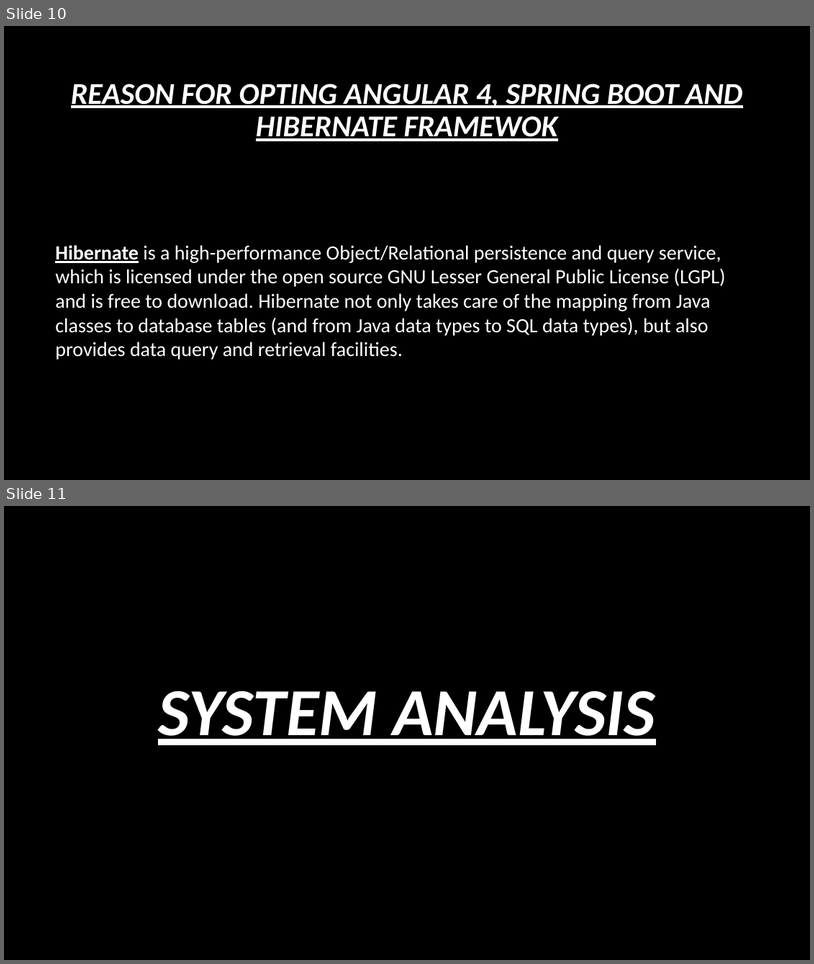
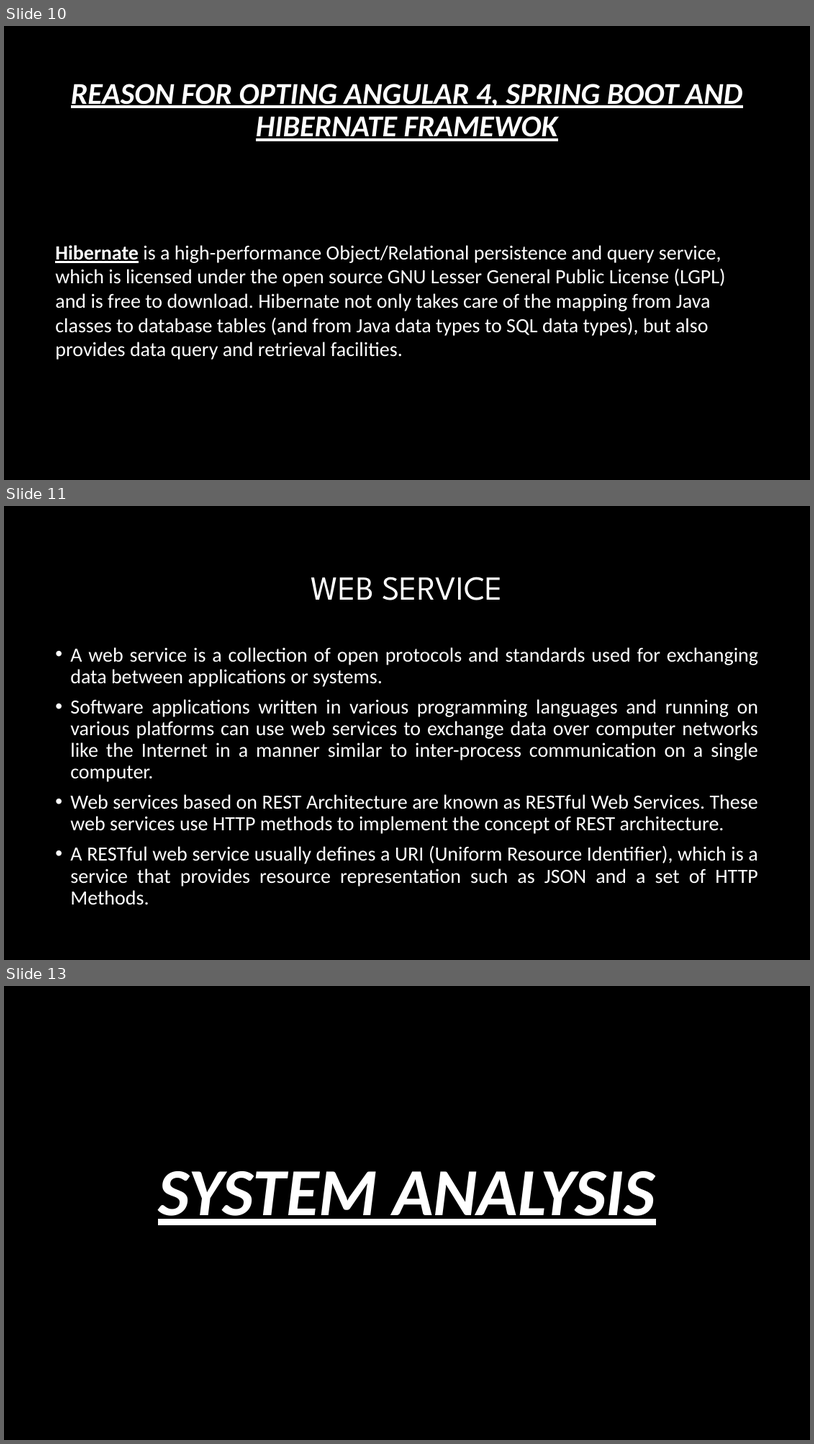
Before and after one commit to lalitgiri/Angular_Practice_Program, a slide deck: Ecommerce-Project/report data/project ppt.pptx. Shown one above the other, each under a label of ours: slides 10 and 11 before the commit, slides 10, 11 and 13 after it; the slides between them are not shown. The pictures are 814x964 and 814x1444 pixels, drawn with LibreOffice and Linux fonts; fonts in the diff are those of the drawing; background and template pictures are left out. Boxes give left, top, right and bottom in pixels: in the first picture for what was removed or moved away, otherwise in the second. Text is boxed around its words. In the diff, an @@ line names an element or a change of style, - is before the commit and + after.

```diff
--- a/Ecommerce-Project/report data/project ppt.pptx
+++ b/Ecommerce-Project/report data/project ppt.pptx
@@ slide 11 added at <box>4,506,810,960</box>, background #000000 @@
@@ title added at <box>311,577,503,600</box>, 40 pt, text #FFFFFF @@
+WEB SERVICE
@@ text added at <box>70,647,759,905</box>, 24 pt, text #FFFFFF @@
+• A web service is a collection of open protocols and standards used for exchanging data between applications or systems.
+• Software applications written in various programming languages and running on various platforms can use web services to exchange data over computer networks like the Internet in a manner similar to inter-process communication on a single computer.
+• Web services based on REST Architecture are known as RESTful Web Services. These web services use HTTP methods to implement the concept of REST architecture.
+• A RESTful web service usually defines a URI (Uniform Resource Identifier), which is a service that provides resource representation such as JSON and a set of HTTP Methods.
@@ what was slide 11 is now slide 13 @@
```
Also in this commit, not shown: 4 slides changed, 17 other slides added, 23 other files.
